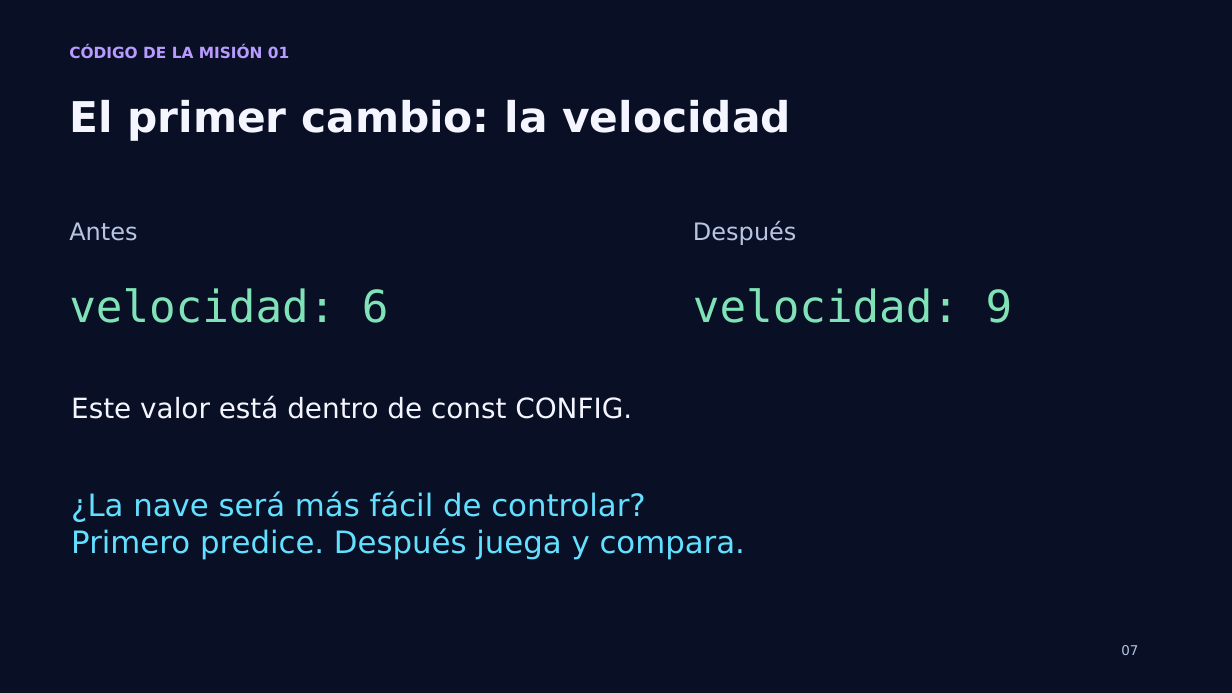
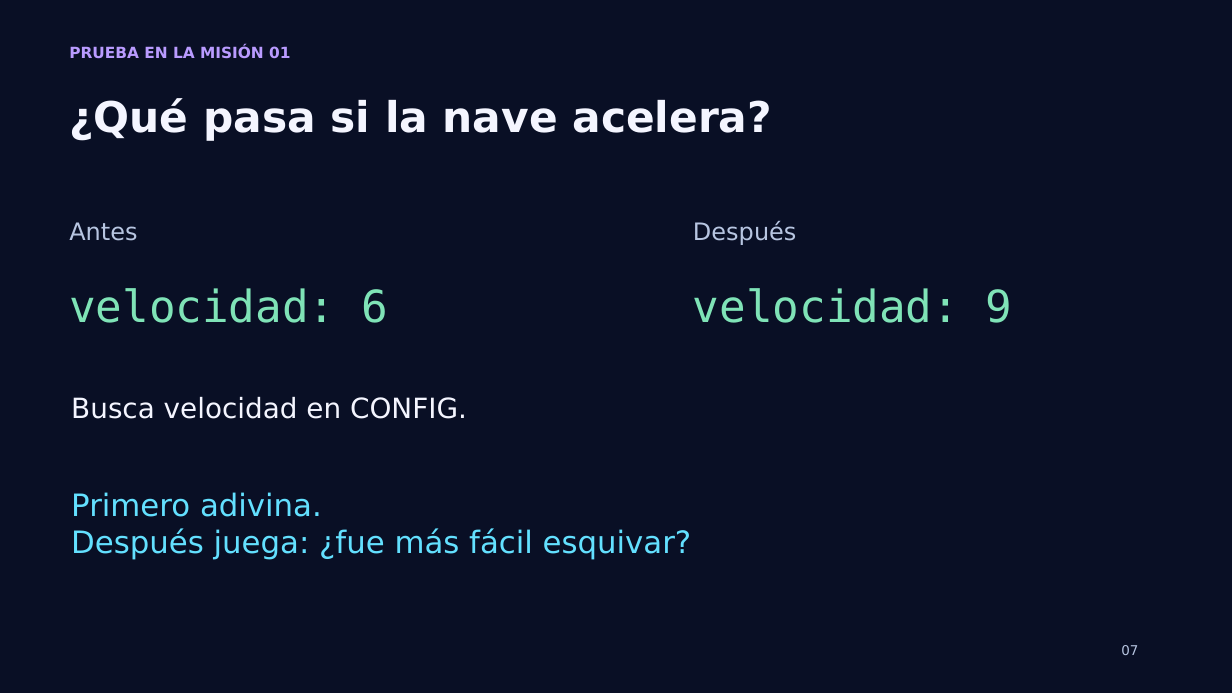
Before and after one commit to PaoloPelaezVillanueva/wie-chincha, a slide deck: slide 7 of Mision_WIE_Chincha_Taller.pptx. Drawn at 1232x693 pixels with LibreOffice and Linux fonts; fonts in the diff are those of the drawing. Boxes give left, top, right and bottom in pixels: in the first picture for what was removed or moved away, otherwise in the second. Text is boxed around its words. In the diff, an @@ line names an element or a change of style, - is before the commit and + after.

```diff
--- a/Mision_WIE_Chincha_Taller.pptx
+++ b/Mision_WIE_Chincha_Taller.pptx
@@ text at (x1=69, y1=45, x2=290, y2=59): text changed @@
-CÓDIGO DE LA MISIÓN 01
+PRUEBA EN LA MISIÓN 01
@@ text at (x1=69, y1=98, x2=772, y2=141): text changed @@
-El primer cambio: la velocidad
+¿Qué pasa si la nave acelera?
@@ text at (x1=71, y1=397, x2=467, y2=419): text changed @@
-Este valor está dentro de const CONFIG.
+Busca velocidad en CONFIG.
@@ text at (x1=71, y1=492, x2=692, y2=560): text changed @@
-¿La nave será más fácil de controlar?
-Primero predice. Después juega y compara.
+Primero adivina.
+Después juega: ¿fue más fácil esquivar?
```
Also in this commit, not shown: 12 other slides changed.
